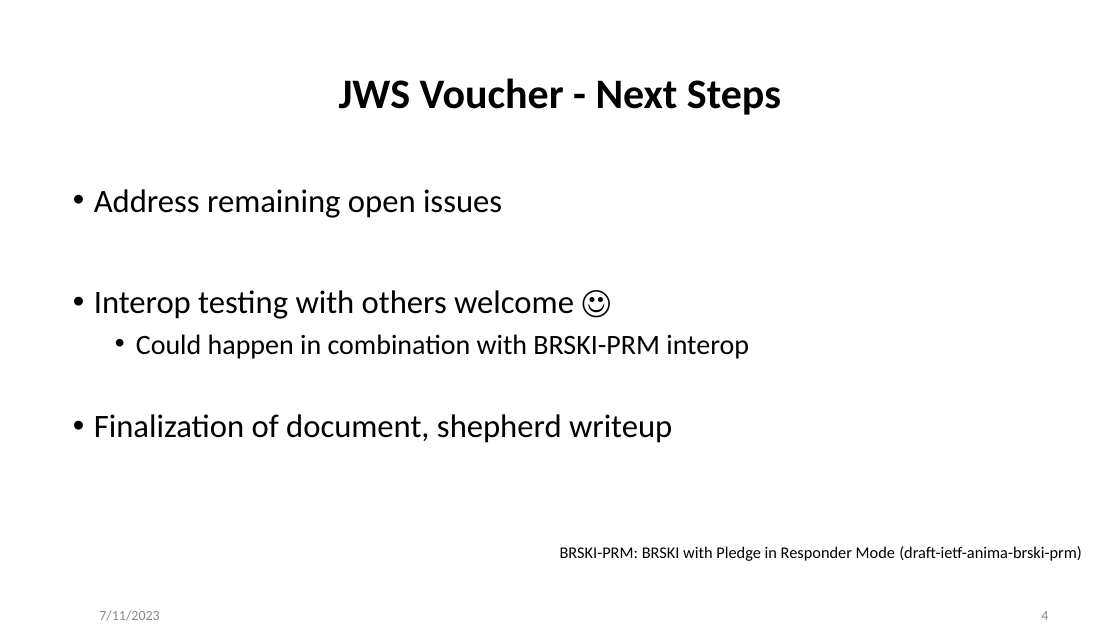
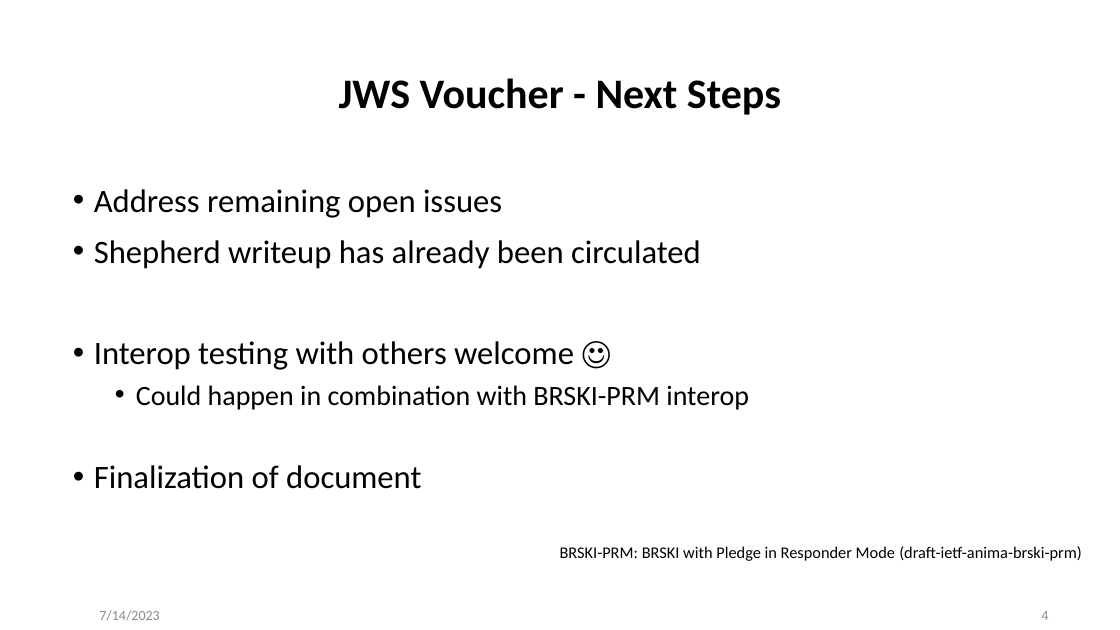
Before and after one commit to anima-wg/anima-jws-voucher, a slide deck: slide 4 of presentations/slides-117-anima-update-jws-voucher.pptx. Drawn at 1120x630 pixels with LibreOffice and Linux fonts; fonts in the diff are those of the drawing. Boxes give left, top, right and bottom in pixels: in the first picture for what was removed or moved away, otherwise in the second. Text is boxed around its words. In the diff, an @@ line names an element or a change of style, - is before the commit and + after.

Commit message:
updated slides as Shepherd writeup was already done

```diff
--- a/presentations/slides-117-anima-update-jws-voucher.pptx
+++ b/presentations/slides-117-anima-update-jws-voucher.pptx
@@ text at [94,240,701,269]: paragraph added @@
+• Shepherd writeup has already been circulated
@@ text at [94,465,421,489]: text changed @@
-• Finalization of document, shepherd writeup
+• Finalization of document
@@ text at [99,610,159,621]: text changed @@
-7/11/2023
+7/14/2023
```
Also in this commit, not shown: 2 other slides changed.
